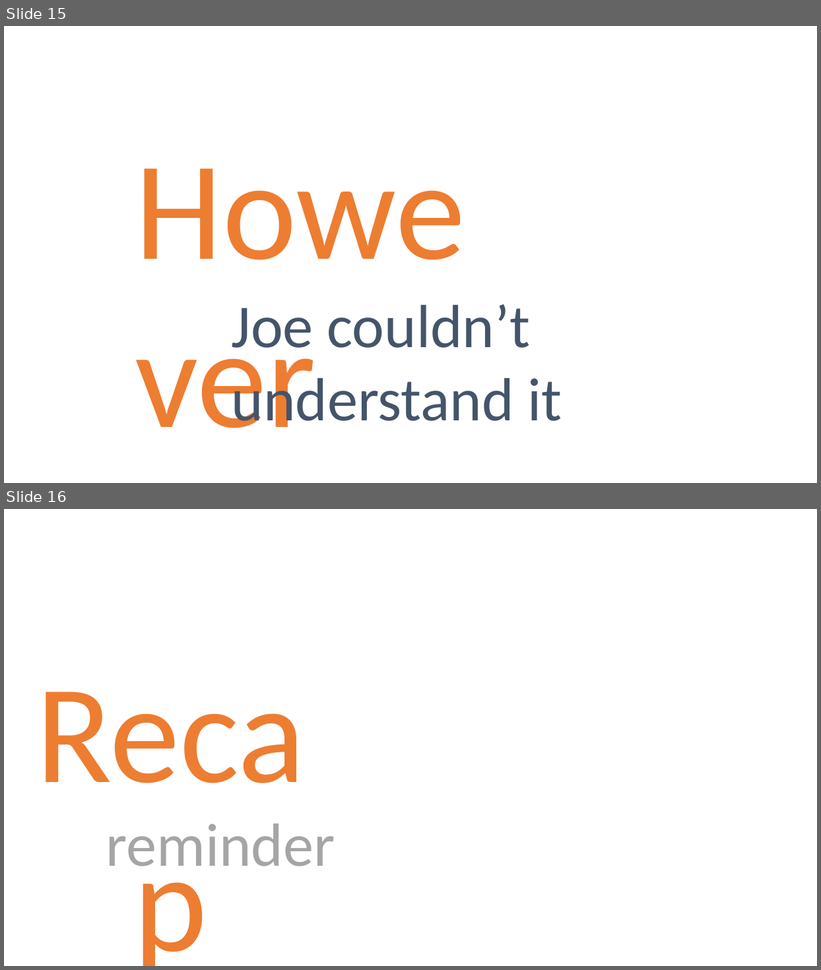
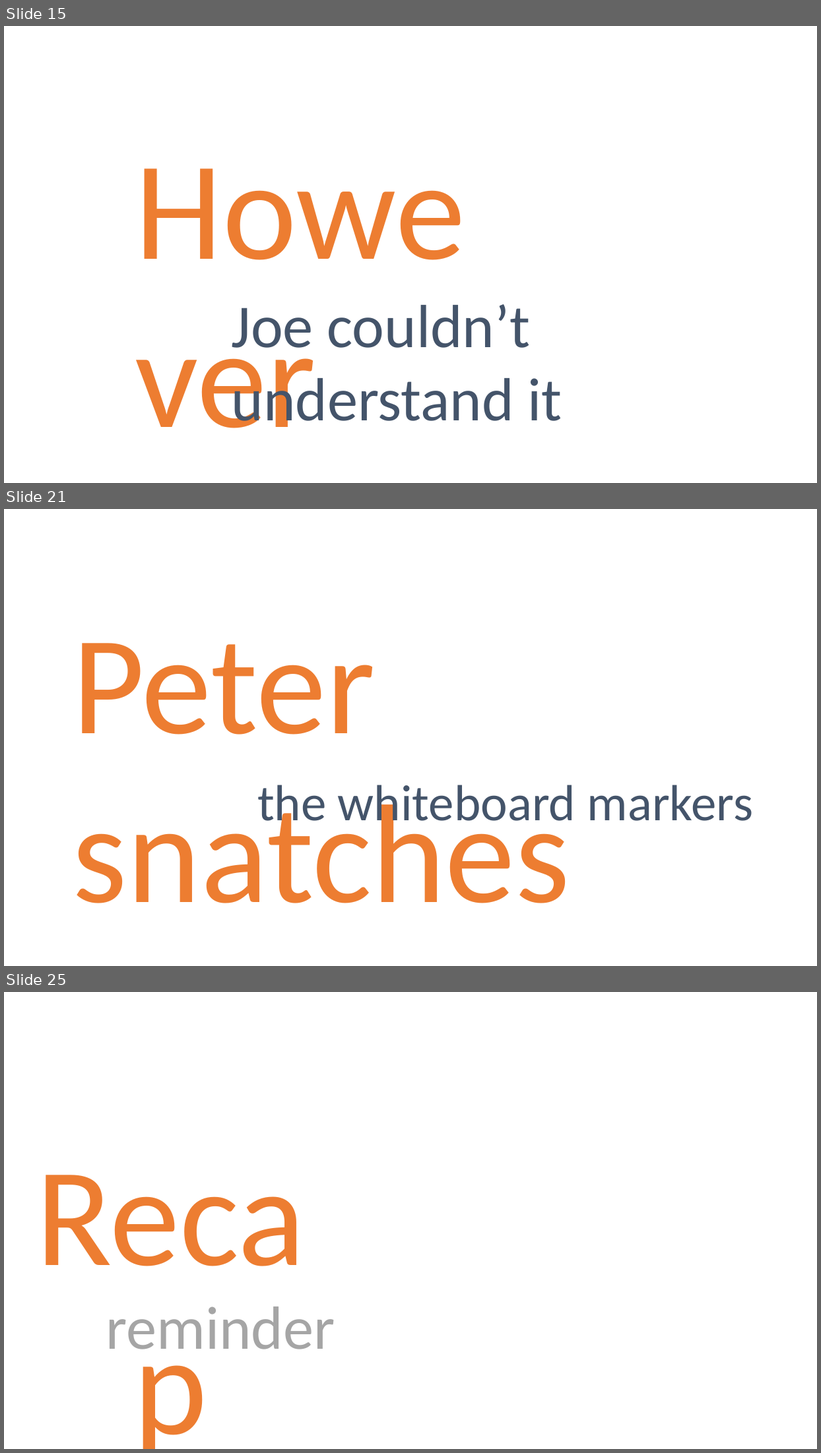
Before and after one commit to danielmarbach/Microservices.ServiceFabric, a slide deck: presentation.pptx. Shown one above the other, each under a label of ours: slides 15 and 16 before the commit, slides 15, 21 and 25 after it; the slides between them are not shown. The pictures are 821x970 and 821x1453 pixels, drawn with LibreOffice and Linux fonts; fonts in the diff are those of the drawing. Boxes give left, top, right and bottom in pixels: in the first picture for what was removed or moved away, otherwise in the second. Text is boxed around its words. In the diff, an @@ line names an element or a change of style, - is before the commit and + after.

```diff
--- a/presentation.pptx
+++ b/presentation.pptx
@@ slide 21 added at (x1=4, y1=509, x2=817, y2=966), background #FFFFFF @@
@@ text added at (x1=72, y1=643, x2=570, y2=904), 166 pt, text #ED7D31 @@
+Peter snatches
@@ text added at (x1=257, y1=785, x2=754, y2=832), 60 pt, text #44546A @@
+the whiteboard markers
@@ what was slide 16 is now slide 25 @@
```
Also in this commit, not shown: 2 slides changed, 8 other slides added, 1 other file.
